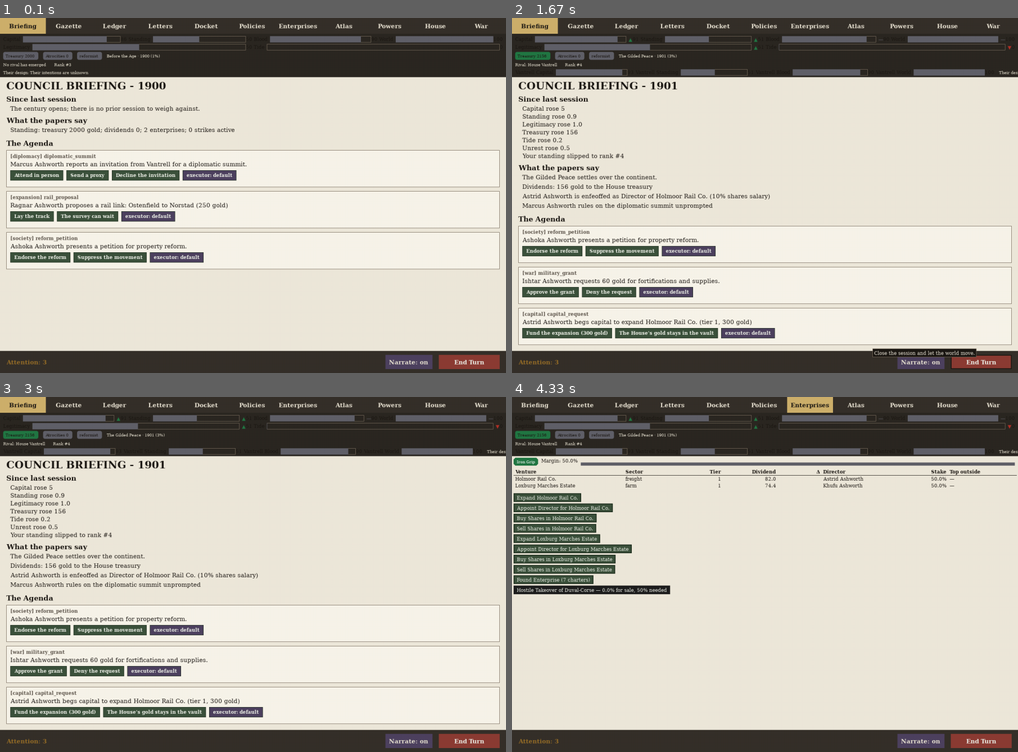
Above: before the commit, frames 1-4 (two rows, left to right).
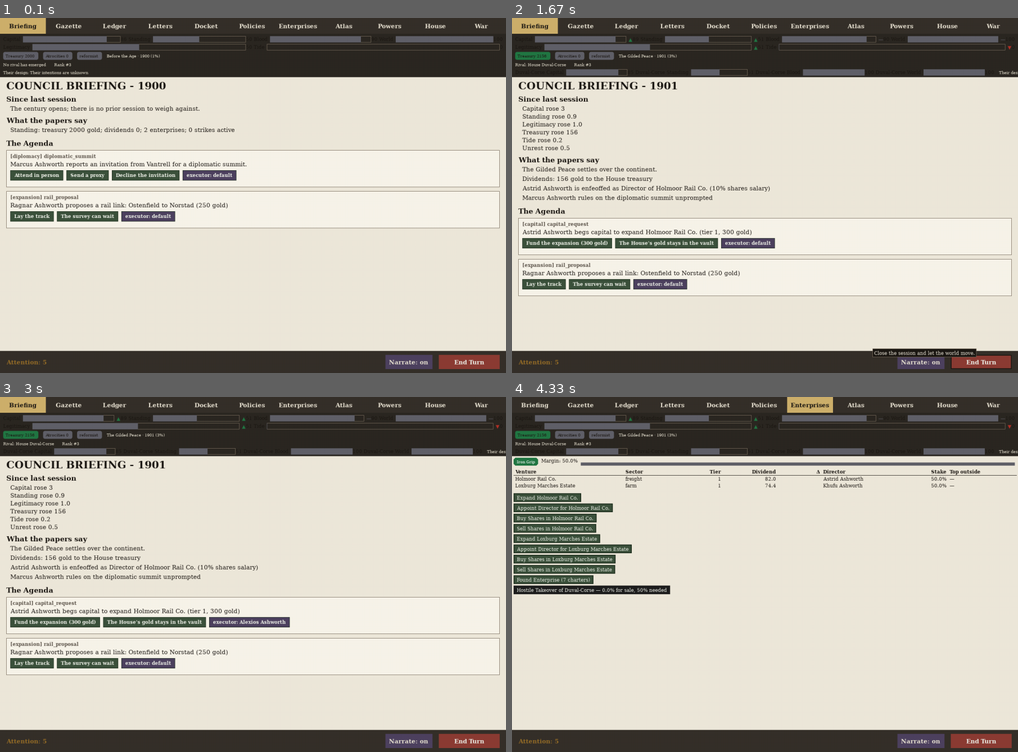
Above: after the commit, the same moments.

Repository: civersen222/Guilded-Age
Game: pygame game, started from gilded/__main__.py
Two runs of this game, one before a commit and one after it. Both use one fixed random seed, a clock stepped at 60 frames per second and the inputs below.
Inputs (mouse positions are in pixels of both pictures, inside the frame that each line leads up to):
- Up to frame 1 (0.1 s): no input
- Up to frame 2 (1.67 s): click "Enterprises" at 0.38 s; click (765, 216) at 0.72 s; click "Enterprises" at 1.05 s; click "End Turn" at 1.38 s
- Up to frame 3 (3 s): click (263, 453) at 1.72 s; click (253, 617) at 2.05 s; click (237, 514) at 2.38 s
- Up to frame 4 (4.33 s): click "Enterprises" at 3.22 s; click (921, 567) at 3.55 s

The runs differ from the first frame. In frame 1, 1.9% of the frame differs, in the area x 1-99%, y 60-97%; in frame 2, 10%; in frame 3, 10%, in the area x 1-99%, y 5-97%; in frame 4, 0.3%.

Commit message:
Step 0: inherit the previous run's uncommitted docket balance

Diff:
--- a/gilded/chassis.py
+++ b/gilded/chassis.py
@@ -34,7 +34,7 @@
 from gilded.society.schemes import SchemeManager
 from gilded.society.shares import initial_ledger, partition_shares, pay_dividends
 
-ATTENTION_PER_TURN = 3
+ATTENTION_PER_TURN = 5
 STARTING_ENTERPRISES = 2          # seeded per house, on its best endowments
 
 CAPACITY_KINDS = ("coal", "steel", "freight")
--- a/gilded/docket.py
+++ b/gilded/docket.py
@@ -31,7 +31,7 @@
 from gilded.society.shares import initial_ledger, transfer_shares
 
 FESTER_TURNS = 2                  # unattended + no seat -> auto-resolution after this
-MAX_PETITIONS = 14                # per house per turn — room for all 14 kinds
+MAX_PETITIONS = 10                # per house per turn
 BETROTHAL_CHANCE = 0.25
 HEIR_DEMAND_CHANCE = 0.2
 RAIL_COST = 250.0
@@ -394,7 +394,7 @@
     if game.turn < 15:
         return None
     sub = random.Random(_gen_seed(game, "stress_crisis", house_name))
-    if sub.random() < 0.75:
+    if sub.random() < 0.95:
         return None
     stressed = []
     for c in realm.characters:
@@ -440,7 +440,7 @@
     if game.turn < 15:
         return None
     sub = random.Random(_gen_seed(game, "courtier_grievance", house_name))
-    if sub.random() < 0.75:
+    if sub.random() < 0.95:
         return None
     society = game.society
     ruler = realm.ruler
@@ -622,7 +622,7 @@
 def _gen_tax_farm_lease(game, house_name, realm, rng) -> Optional[Petition]:
     """A merchant offers to buy the right to collect a tax."""
     sub = random.Random(_gen_seed(game, "tax_farm_lease", house_name))
-    if sub.random() < 0.75:
+    if sub.random() < 0.95:
         return None
     treasurer = realm.court.positions.get(CourtPosition.BOARD_CHAIRMAN)
     if treasurer is None or not treasurer.is_alive:
@@ -667,7 +667,7 @@
 def _gen_trade_concession(game, house_name, realm, rng) -> Optional[Petition]:
     """A foreign merchant house seeks trading rights."""
     sub = random.Random(_gen_seed(game, "trade_concession", house_name))
-    if sub.random() < 0.75:
+    if sub.random() < 0.95:
         return None
     treasurer = realm.court.positions.get(CourtPosition.BOARD_CHAIRMAN)
     if treasurer is None or not treasurer.is_alive:
@@ -709,7 +709,7 @@
 def _gen_military_grant(game, house_name, realm, rng) -> Optional[Petition]:
     """The marshal requests funds for military preparations."""
     sub = random.Random(_gen_seed(game, "military_grant", house_name))
-    if sub.random() < 0.75:
+    if sub.random() < 0.95:
         return None
     marshal = realm.court.positions.get(CourtPosition.MARSHAL)
     if marshal is None or not marshal.is_alive:
@@ -750,7 +750,7 @@
 def _gen_diplomatic_summit(game, house_name, realm, rng) -> Optional[Petition]:
     """A foreign power invites the ruler to a diplomatic summit."""
     sub = random.Random(_gen_seed(game, "diplomatic_summit", house_name))
-    if sub.random() < 0.75:
+    if sub.random() < 0.95:
         return None
     chancellor = realm.court.positions.get(CourtPosition.FOREIGN_SECRETARY)
     if chancellor is None or not chancellor.is_alive:
@@ -795,7 +795,7 @@
 def _gen_press_ultimatum(game, house_name, realm, rng) -> Optional[Petition]:
     """The local press demands action on a matter of public concern."""
     sub = random.Random(_gen_seed(game, "press_ultimatum", house_name))
-    if sub.random() < 0.75:
+    if sub.random() < 0.95:
         return None
     chancellor = realm.court.positions.get(CourtPosition.MASTER_OF_PRESS)
     if chancellor is None or not chancellor.is_alive:
@@ -838,7 +838,7 @@
 def _gen_reform_petition(game, house_name, realm, rng) -> Optional[Petition]:
     """A reform movement seeks changes to the social order."""
     sub = random.Random(_gen_seed(game, "reform_petition", house_name))
-    if sub.random() < 0.75:
+    if sub.random() < 0.95:
         return None
     chancellor = realm.court.positions.get(CourtPosition.MASTER_OF_PRESS)
     if chancellor is None or not chancellor.is_alive:
